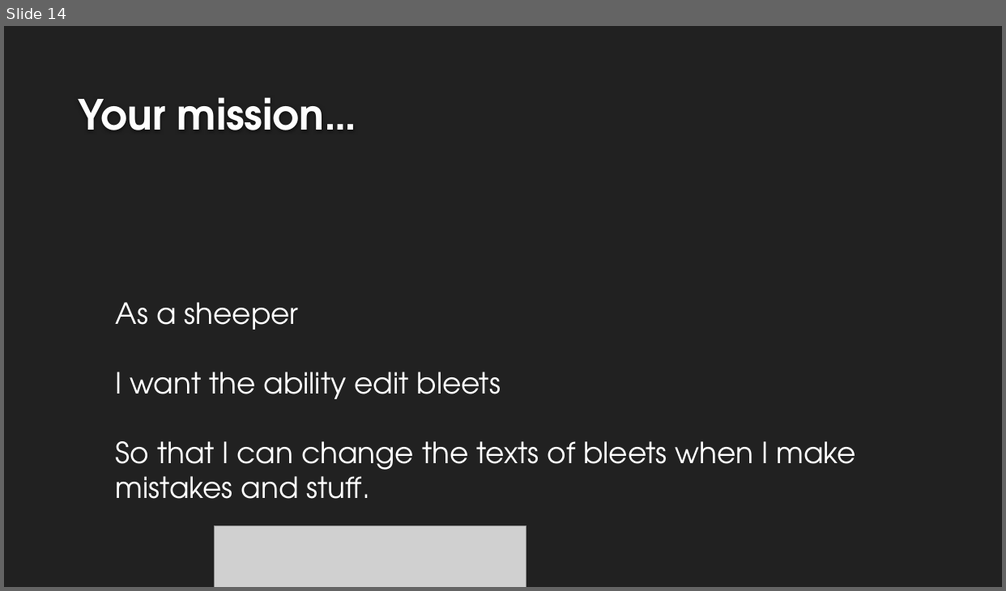
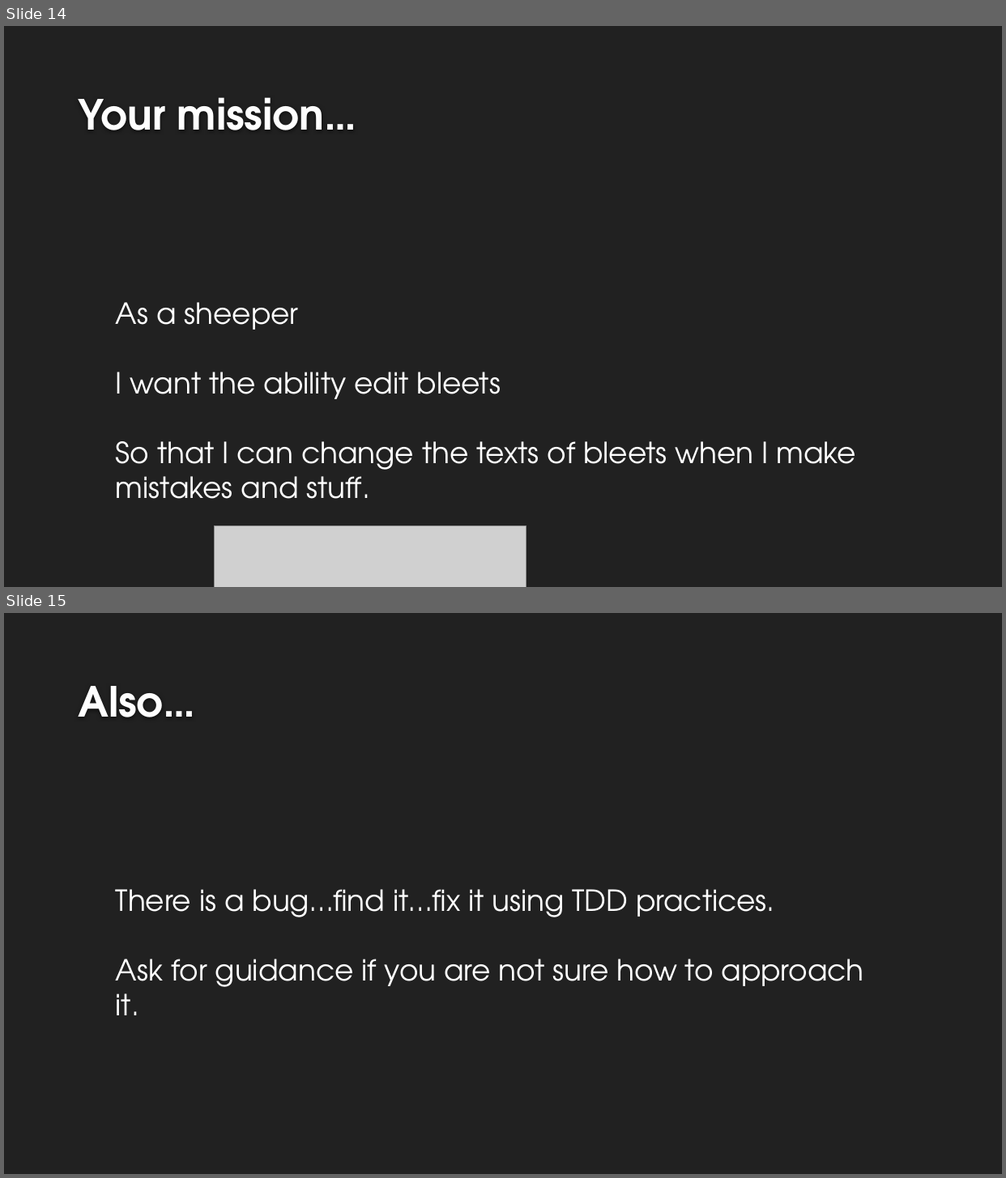
Before and after one commit to francesco-desensi/tdd-workshop, a slide deck: doc/TDD Workshop - TDD In Practice with AngularJS - Hands-on.pptx. Shown one above the other, each under a label of ours: slide 14 before the commit, slides 14 and 15 after it. The pictures are 1006x591 and 1006x1178 pixels, drawn with LibreOffice and Linux fonts; fonts in the diff are those of the drawing; grey boxes stand for pictures; background and template pictures are left out. Boxes give left, top, right and bottom in pixels: in the first picture for what was removed or moved away, otherwise in the second. Text is boxed around its words. In the diff, an @@ line names an element or a change of style, - is before the commit and + after.

```diff
--- a/doc/TDD Workshop - TDD In Practice with AngularJS - Hands-on.pptx
+++ b/doc/TDD Workshop - TDD In Practice with AngularJS - Hands-on.pptx
@@ slide 15 added at <box>4,613,1002,1174</box>, background #212121 @@
@@ title added at <box>78,686,196,717</box>, 40 pt, text #FEFEFE, bold @@
+Also…
@@ text added at <box>116,889,864,1016</box>, 28 pt, text #FFFFFF @@
+There is a bug…find it…fix it using TDD practices.
+Ask for guidance if you are not sure how to approach it.
```
Also in this commit, not shown: 2 slides changed, 9 other files.
